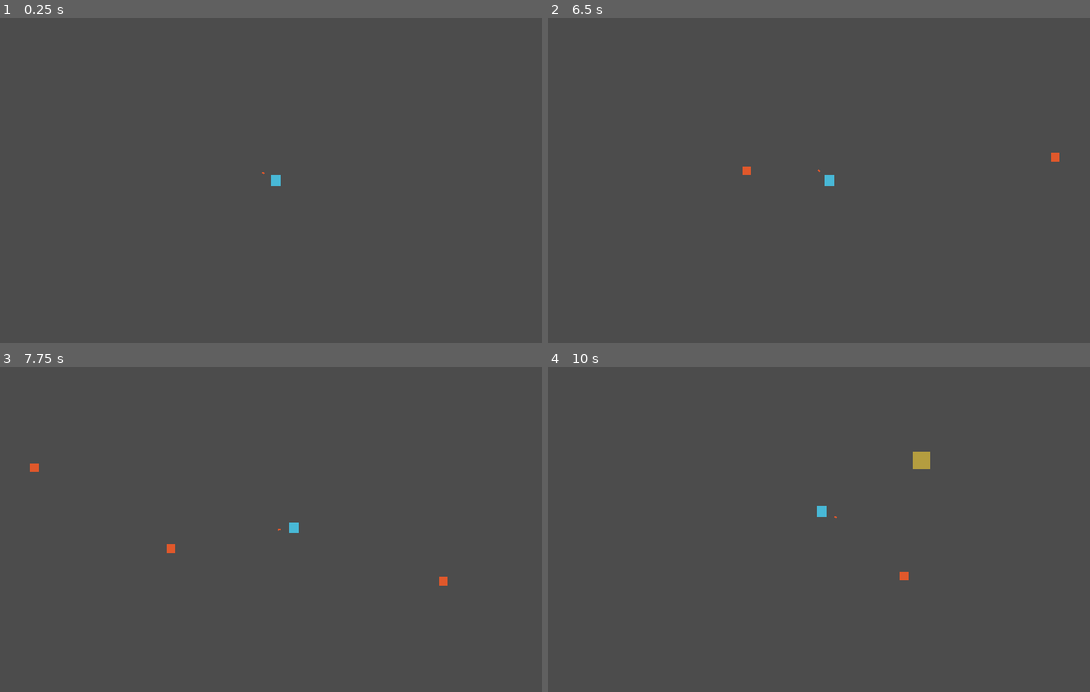
Above: before the commit, frames 1-4 (two rows, left to right).
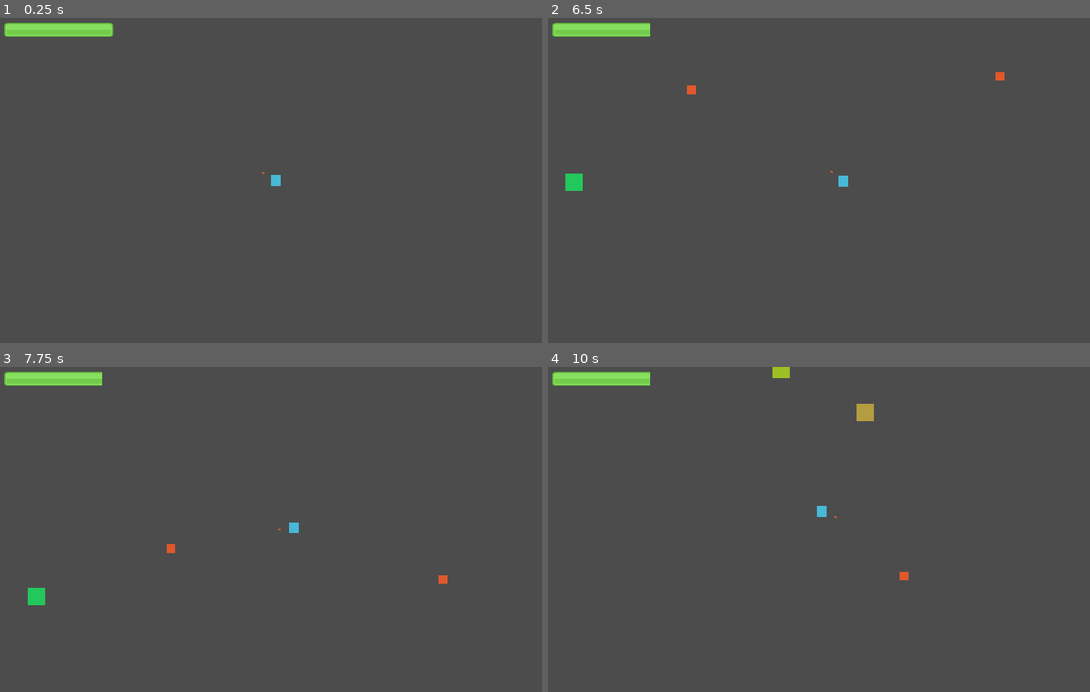
Above: after the commit, the same moments.

Repository: quiet-night-studio/redemption
Game: Godot game, scene res://scenes/Level.tscn
The game is run twice, just before and just after one commit, with the same random seed, the same clock (stepped at 60 frames per second) and the same inputs.
Inputs (mouse positions are in pixels of both pictures, inside the frame that each line leads up to):
- Up to frame 1 (0.25 s): no input
- Up to frame 2 (6.5 s): tap Enter at 0.5, 4.25 s; move the mouse to (943, 164) at 0.52 s; hold Right (ui_right) 0.53-1.28 s; click (943, 164) at 0.6 s; tap Space at 1.25 s; move the mouse to (710, 196) at 1.27 s; hold Down (ui_down) 1.28-2.03 s; click (710, 196) at 1.35 s; move the mouse to (878, 109) at 2.02 s; hold Right (ui_right) 2.03-2.78 s; click (878, 109) at 2.1 s; move the mouse to (797, 245) at 2.77 s; hold Up (ui_up) 2.78-3.53 s; click (797, 245) at 2.85 s; move the mouse to (992, 229) at 3.52 s; hold Left (ui_left) 3.53-5.03 s; click (992, 229) at 3.6 s; move the mouse to (656, 131) at 4.27 s; click (656, 131) at 4.35 s; move the mouse to (851, 180) at 5.02 s; hold Down (ui_down) 5.03-5.78 s; click (851, 180) at 5.1 s; move the mouse to (743, 99) at 5.77 s; hold Right (ui_right) from 5.78 s (still down); click (743, 99) at 5.85 s
- Up to frame 3 (7.75 s): move the mouse to (395, 513) at 6.52 s; release Right (ui_right) at 6.53 s; hold Up (ui_up) 6.53-7.28 s; click (395, 513) at 6.6 s; move the mouse to (162, 545) at 7.27 s; hold Right (ui_right) from 7.28 s (still down); click (162, 545) at 7.35 s
- Up to frame 4 (10 s): move the mouse to (878, 458) at 8.02 s; release Right (ui_right) at 8.03 s; hold Down (ui_down) 8.03-8.78 s; click (878, 458) at 8.1 s; move the mouse to (797, 594) at 8.77 s; hold Left (ui_left) 8.78-9.53 s; click (797, 594) at 8.85 s; move the mouse to (992, 578) at 9.52 s; hold Up (ui_up) from 9.53 s (still down); click (992, 578) at 9.6 s

The runs differ from the first frame. In frame 1, 0.9% of the frame differs, in the area x 0-21%, y 1-6%; in frame 2, 1.2%, in the area x 0-95%, y 1-54%; in frame 3, 1.0%; in frame 4, 1.2%.

Commit message:
add health bar
Although it is counting the hits, it is doing nothing yet when it reaches zero.

The asset used is just a placeholder, I'll update it later.

Diff:
--- /dev/null
+++ b/scenes/HealthDisplay.tscn
@@ -0,0 +1,15 @@
+[gd_scene load_steps=3 format=2]
+
+[ext_resource path="res://assets/barHorizontal_green.png" type="Texture" id=1]
+[ext_resource path="res://scripts/HealthDisplay.gd" type="Script" id=2]
+
+[node name="HealthDisplay" type="Node2D"]
+script = ExtResource( 2 )
+
+[node name="HealthBar" type="TextureProgress" parent="."]
+margin_left = -100.0
+margin_top = -55.0
+margin_right = 100.0
+margin_bottom = -28.0
+value = 100.0
+texture_progress = ExtResource( 1 )
--- a/scenes/Level.tscn
+++ b/scenes/Level.tscn
@@ -1,7 +1,8 @@
-[gd_scene load_steps=3 format=2]
+[gd_scene load_steps=4 format=2]
 
 [ext_resource path="res://scripts/Level.gd" type="Script" id=1]
 [ext_resource path="res://scenes/Player.tscn" type="PackedScene" id=2]
+[ext_resource path="res://scenes/HealthDisplay.tscn" type="PackedScene" id=3]
 
 [node name="Level" type="Node2D"]
 script = ExtResource( 1 )
@@ -10,3 +11,8 @@
 position = Vector2( 512, 304 )
 
 [node name="Mobs" type="Node" parent="."]
+
+[node name="CanvasLayer" type="CanvasLayer" parent="."]
+
+[node name="HealthDisplay" parent="CanvasLayer" instance=ExtResource( 3 )]
+position = Vector2( 112, 64 )
--- a/scenes/Mob.tscn
+++ b/scenes/Mob.tscn
@@ -8,7 +8,7 @@
 extents = Vector2( 16, 16 )
 
 [sub_resource type="RectangleShape2D" id=2]
-extents = Vector2( 16, 16 )
+extents = Vector2( 17, 17 )
 
 [node name="Mob" type="KinematicBody2D" groups=["mob"]]
 script = ExtResource( 2 )
@@ -27,6 +27,7 @@
 shape = SubResource( 1 )
 
 [node name="Area2D" type="Area2D" parent="."]
+modulate = Color( 0.054902, 1, 0, 1 )
 
 [node name="CollisionShape2D" type="CollisionShape2D" parent="Area2D"]
 shape = SubResource( 2 )
--- a/scenes/Player.tscn
+++ b/scenes/Player.tscn
@@ -7,10 +7,10 @@
 [ext_resource path="res://assets/orange_square.png" type="Texture" id=5]
 
 [sub_resource type="RectangleShape2D" id=1]
-extents = Vector2( 7, 8 )
+extents = Vector2( 9, 10 )
 
 [sub_resource type="RectangleShape2D" id=2]
-extents = Vector2( 2.5, 2.8125 )
+extents = Vector2( 3.125, 3.43751 )
 
 [node name="Player" type="KinematicBody2D" groups=["player"]]
 script = ExtResource( 1 )
@@ -36,13 +36,13 @@
 scale = Vector2( 3.2, 3.2 )
 
 [node name="CollisionShape2D" type="CollisionShape2D" parent="Area2D"]
-position = Vector2( 4.28408e-07, 3.72528e-08 )
-scale = Vector2( 0.999999, 0.999999 )
+modulate = Color( 1, 0.0196078, 0.0196078, 1 )
+position = Vector2( 8.56816e-07, 4.28408e-07 )
+scale = Vector2( 0.999998, 0.999998 )
 shape = SubResource( 2 )
 
 [node name="music" type="AudioStreamPlayer2D" parent="."]
 stream = ExtResource( 4 )
-autoplay = true
 
 [node name="Aim" type="Node2D" parent="."]
 
--- /dev/null
+++ b/scripts/HealthDisplay.gd
@@ -0,0 +1,6 @@
+extends Node2D
+
+onready var healthbar = $HealthBar
+
+func update_healthbar(value):
+	healthbar.value -= value
--- a/scripts/Level.gd
+++ b/scripts/Level.gd
@@ -8,6 +8,9 @@
 func _ready():
 	randomize()
 	spawn_time = randi() % 5 + 1
+
+	$Player.connect("update_health", $CanvasLayer/HealthDisplay, "update_healthbar")
+	print("connected signal")
 
 func _process(delta):
 	spawn_time -= delta
--- a/scripts/Mob.gd
+++ b/scripts/Mob.gd
@@ -20,6 +20,6 @@
 	move_and_collide(Vector2.ZERO)
 
 func _on_Area2D_body_entered(body: Node) -> void:
-	if body.is_in_group("bullet"):
+	if body.is_in_group("bullet") or body.is_in_group("player"):
 		Audio.death()
 		queue_free()
--- a/scripts/Player.gd
+++ b/scripts/Player.gd
@@ -1,6 +1,10 @@
 extends KinematicBody2D
 
 export (PackedScene) var Bullet
+
+signal update_health
+
+var max_health = 100
 
 const RADIUS = 30
 
@@ -43,8 +47,7 @@
 	if err != OK:
 		print("error reloading scene: ", err)
 
-func _on_Area2D_area_entered(area) -> void:
-	if area.is_in_group("bullet"):
-		return
-
-	kill()
+func _on_Area2D_area_entered(_area) -> void:
+	max_health -= 10
+	emit_signal("update_health", 10)
+	print("signal")
Binary file added: assets/barHorizontal_green.png
Not shown, added: assets/barHorizontal_green.png.import
